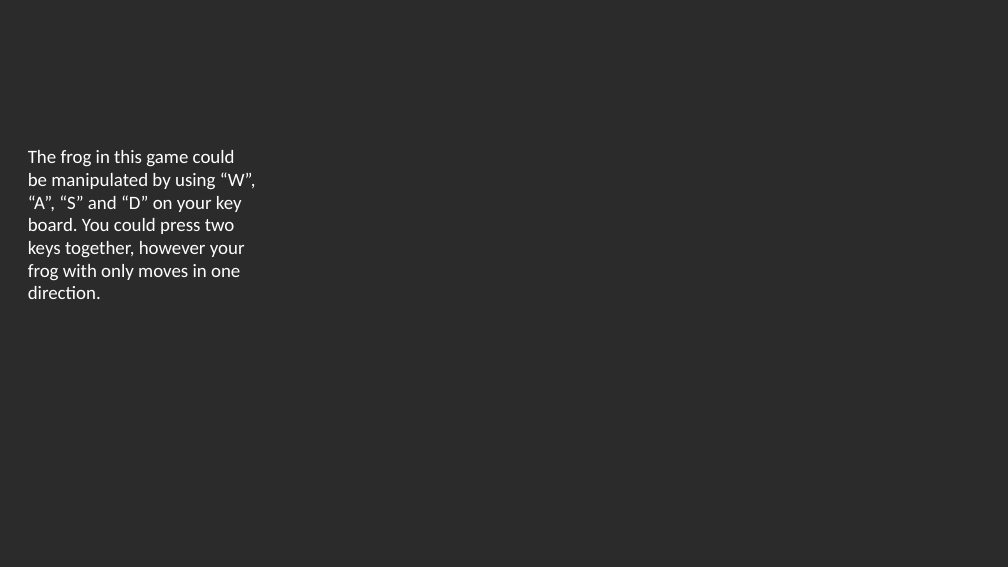
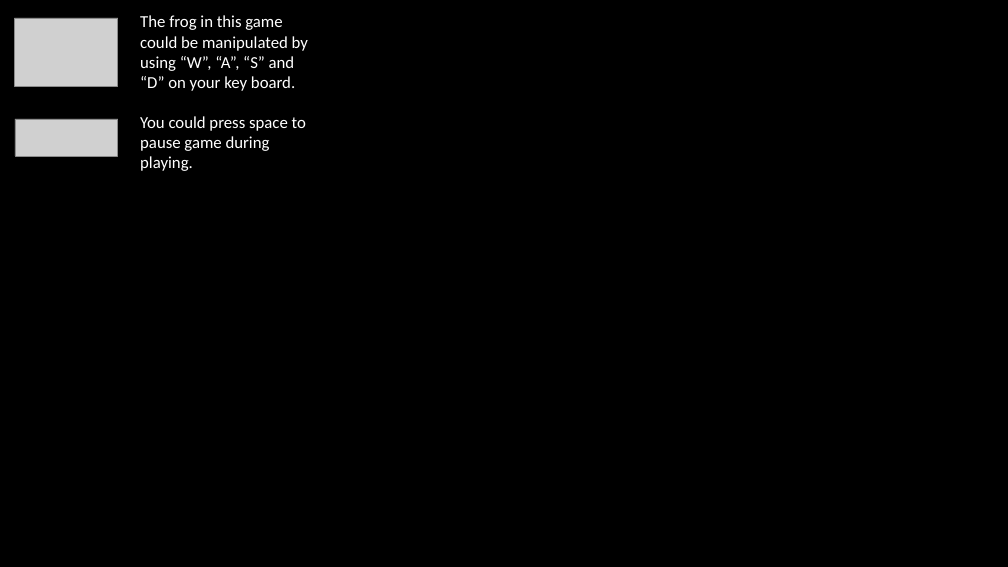
Before and after one commit to KobeNorris/Frogger-COMP2013-UNUK-, a slide deck: slide 1 of out/production/Frogger/img/helpPageCom/helps.pptx. Drawn at 1008x567 pixels with LibreOffice and Linux fonts; fonts in the diff are those of the drawing; grey boxes stand for pictures; background and template pictures are left out; a plain dark background stands for a picture behind light text. Boxes give left, top, right and bottom in pixels: in the first picture for what was removed or moved away, otherwise in the second. Text is boxed around its words. In the diff, an @@ line names an element or a change of style, - is before the commit and + after.

Commit message:
Update game's new features to README.md

```diff
--- a/out/production/Frogger/img/helpPageCom/helps.pptx
+++ b/out/production/Frogger/img/helpPageCom/helps.pptx
@@ background picture (left out) to #FFFFFF @@
@@ rectangle added at (x1=0, y1=0, x2=1008, y2=567), fill #000000, outline #000000 1 pt @@
@@ picture added at (x1=14, y1=18, x2=118, y2=86) @@
@@ text at (x1=140, y1=15, x2=308, y2=171): text changed; size 18 to 16 pt @@
-The frog in this game could be manipulated by using “W”, “A”, “S” and “D” on your key board. You could press two keys together, however your frog with only moves in one direction.
+The frog in this game could be manipulated by using “W”, “A”, “S” and “D” on your key board.
+You could press space to pause game during playing.
@@ picture added at (x1=15, y1=119, x2=118, y2=156) @@
```
Also in this commit, not shown: 3 other slides changed, 30 other files.
